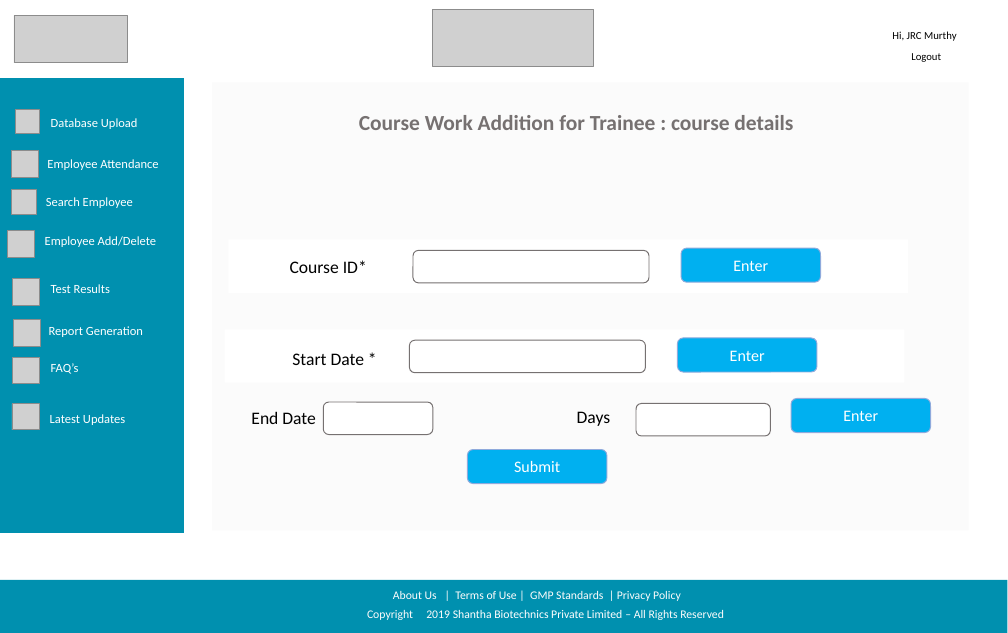
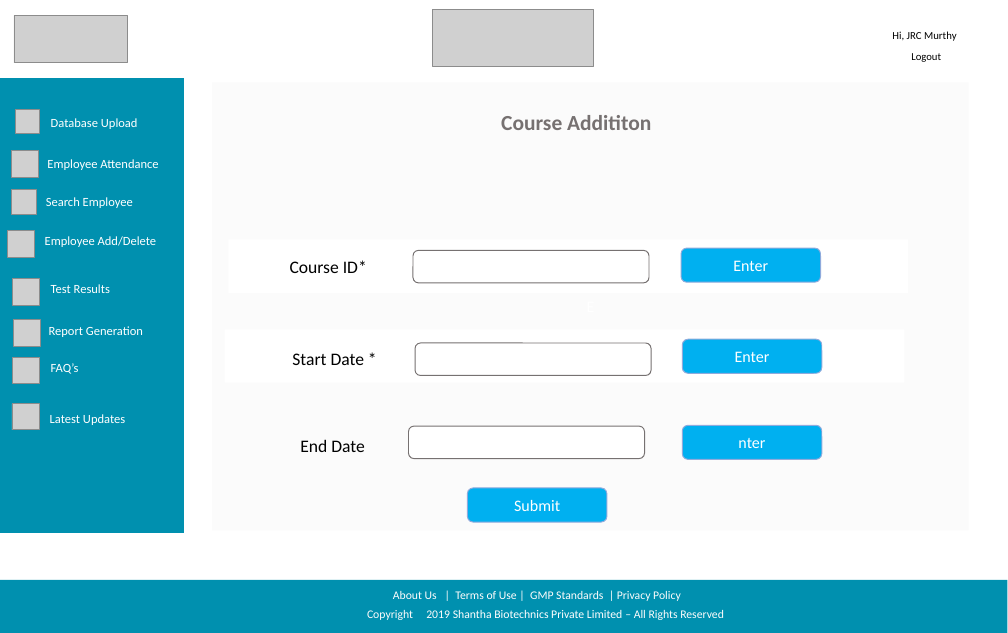
Before and after one commit to sarthakbhutani/Shantha_sih2019, a slide deck: slide 2 of Documentation/Screen Designs/Shanta Sanofi Screen Designs.pptx. Drawn at 1008x633 pixels with LibreOffice and Linux fonts; fonts in the diff are those of the drawing; grey boxes stand for pictures; background and template pictures are left out. Boxes give left, top, right and bottom in pixels: in the first picture for what was removed or moved away, otherwise in the second. Text is boxed around its words. In the diff, an @@ line names an element or a change of style, - is before the commit and + after.

```diff
--- a/Documentation/Screen Designs/Shanta Sanofi Screen Designs.pptx
+++ b/Documentation/Screen Designs/Shanta Sanofi Screen Designs.pptx
@@ text at (212, 82, 969, 530): text added @@
+E
@@ text at (501, 115, 651, 130): text changed @@
-Course Work Addition for Trainee : course details
+Course Addititon
@@ rounded rectangle: place and size @@
-rounded rectangle at (409, 340, 646, 373)
+rounded rectangle at (415, 343, 651, 376)
@@ rounded rectangle "Enter": place and size @@
-rounded rectangle "Enter" at (677, 338, 817, 371)
+rounded rectangle "Enter" at (682, 339, 822, 373)
@@ text removed at (577, 411, 611, 426) @@
-Days
@@ rounded rectangle removed at (636, 404, 770, 436) @@
@@ text "End Date": place and size @@
-text "End Date" at (251, 411, 316, 424)
+text "End Date" at (300, 439, 365, 452)
@@ rounded rectangle: place and size @@
-rounded rectangle at (324, 402, 433, 435)
+rounded rectangle at (409, 426, 645, 459)
@@ rounded rectangle "nter": place and size @@
-rounded rectangle "nter" at (791, 399, 931, 433)
+rounded rectangle "nter" at (682, 426, 822, 459)
@@ text in rounded rectangle at (738, 438, 765, 448): text changed @@
-Enter
+nter
@@ rounded rectangle "Submit": place and size @@
-rounded rectangle "Submit" at (467, 449, 606, 483)
+rounded rectangle "Submit" at (467, 488, 606, 522)
```
Also in this commit, not shown: 2 other slides changed.
